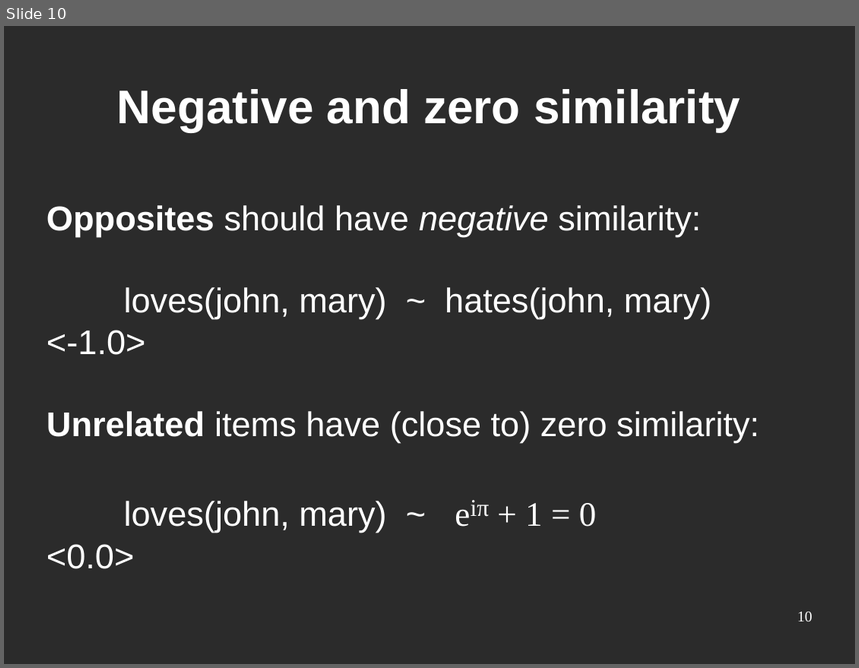
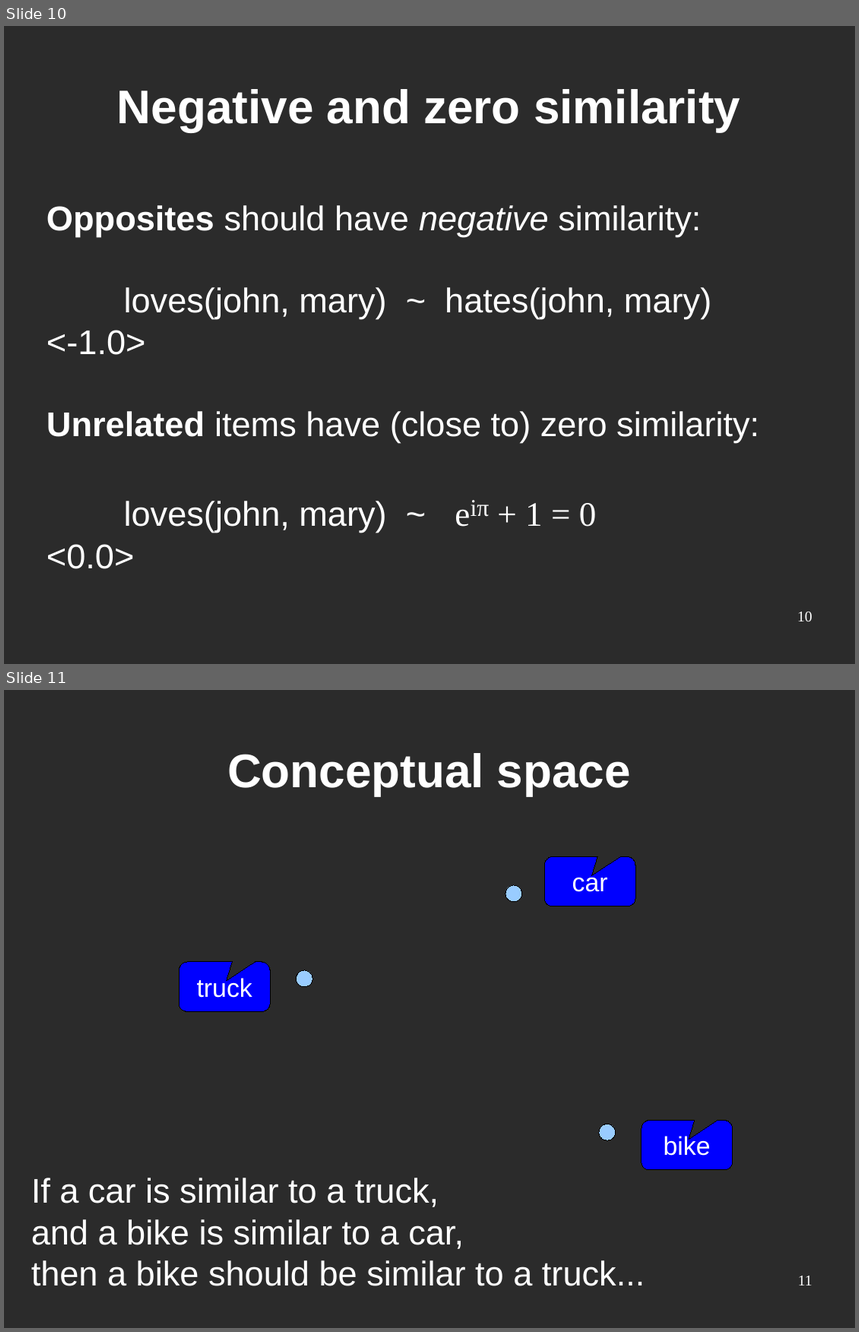
Before and after one commit to srvarey/genifer, a slide deck: slides/Genifer - associative memory.odp. Shown one above the other, each under a label of ours: slide 10 before the commit, slides 10 and 11 after it. The pictures are 859x668 and 859x1332 pixels, drawn with LibreOffice and Linux fonts; fonts in the diff are those of the drawing; background and template pictures are left out; a plain dark background stands for a picture behind light text. Boxes give left, top, right and bottom in pixels: in the first picture for what was removed or moved away, otherwise in the second. Text is boxed around its words. In the diff, an @@ line names an element or a change of style, - is before the commit and + after.

```diff
--- a/slides/Genifer - associative memory.odp
+++ b/slides/Genifer - associative memory.odp
@@ slide 11 added at box(4, 690, 855, 1328), background picture (left out) @@
@@ title added at box(227, 753, 631, 796), 44 pt, text #FFFFFF, bold @@
+Conceptual space
@@ rounded speech box added at box(544, 857, 636, 907), fill #0000FF, outline #000000 0 pt, 24 pt, text #FFFFFF @@
+car
@@ ellipse added at box(506, 885, 522, 901), fill #99CCFF, outline #000000 0 pt @@
@@ rounded speech box added at box(180, 962, 271, 1011), fill #0000FF, outline #000000 0 pt, 24 pt, text #FFFFFF @@
+truck
@@ ellipse added at box(296, 970, 313, 986), fill #99CCFF, outline #000000 0 pt @@
@@ rounded speech box added at box(642, 1121, 733, 1170), fill #0000FF, outline #000000 0 pt, 24 pt, text #FFFFFF @@
+bike
@@ ellipse added at box(600, 1124, 616, 1141), fill #99CCFF, outline #000000 0 pt @@
@@ text added at box(31, 1178, 645, 1287), 32 pt, text #FFFFFF @@
+If a car is similar to a truck,
+and a bike is similar to a car,
+then a bike should be similar to a truck...
@@ page number added at box(798, 1276, 813, 1286), 14 pt, text #FFFFFF @@
+11
```
Also in this commit, not shown: 2 slides changed, 3 other slides added, 3 other files.
